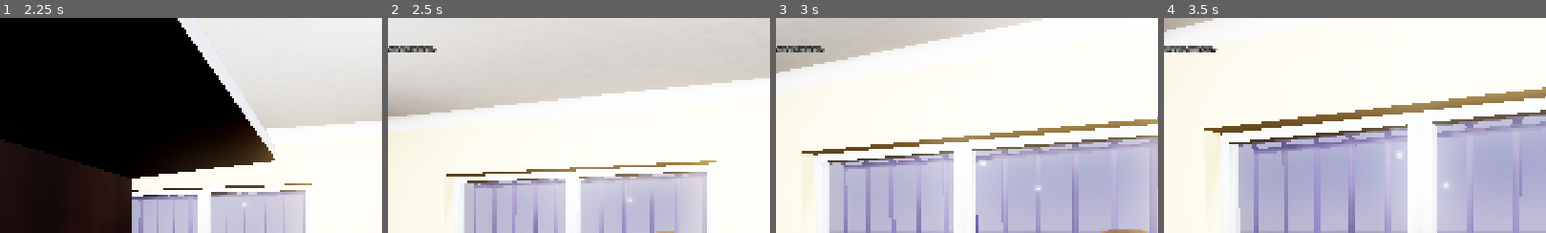
Above: before the commit, frames 1-4 (left to right).
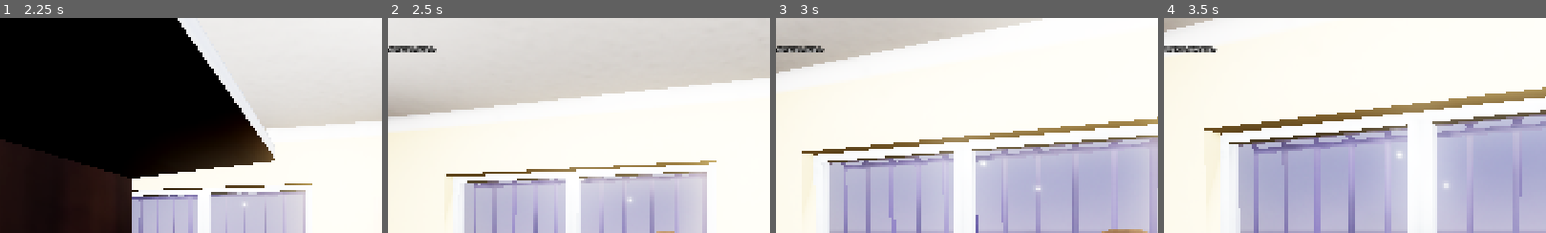
Above: after the commit, the same moments.

Repository: takanazwa5/ProjektMonopolowy
Game: Godot game, scene res://scenes/game/game.tscn
Two runs of this game, one before a commit and one after it. Both use one fixed random seed, a clock stepped at 60 frames per second and the inputs below.
Inputs (mouse positions are % of the whole screen's width and height, from its top left):
- Up to frame 1 (2.25 s): tap Enter at 0.5 s; move the mouse to (55, 50) at 0.52 s; hold Ctrl (crouch) 0.53-1.28 s; hold W (walk_forward) from 0.53 s (still down); click (55, 50) at 0.67 s; move the mouse to (45, 50) at 1.27 s; tap G (drop_item) at 1.35 s; move the mouse to (52, 48) at 2.02 s; hold E (interact) from 2.03 s (still down)
- Up to frame 2 (2.5 s): keep holding W (walk_forward); keep holding E (interact)
- Up to frame 3 (3 s): keep holding W (walk_forward); move the mouse to (49, 52) at 2.77 s; release E (interact) at 2.78 s; tap Ctrl (crouch) at 2.85 s; click (49, 52) at 2.92 s
- Up to frame 4 (3.5 s): keep holding W (walk_forward)
The pictures show only the part of the screen within x 14-64%, y 0-50%; the shares and areas given below are measured in that part.

Frame 1 is identical in both runs. In frame 2, 0.1% of the frame differs, in the area x 2-11%, y 12-16%; in frame 3, 0.1%; in frame 4, 0.1%.

Commit message:
Add Basia NPC and update Level node references
Introduced a new Basia NPC with navigation logic based on key input. Updated Level.gd to provide static references to counter and fridge nodes for use by NPCs. Modified Basia scene to use the new Basia script.

Diff:
--- a/features/level/level.gd
+++ b/features/level/level.gd
@@ -1,10 +1,11 @@
 class_name Level extends Node3D
 
 
-@onready var counter: Counter = %Counter
-@onready var fridge: Node3D = %Fridge
+static var counter: Counter
+static var fridge: Node3D
 
 
-func _init() -> void:
+func _ready() -> void:
 
-	GameManager.level = self
+	counter = %Counter
+	fridge = %Fridge
--- /dev/null
+++ b/features/npc/Basia/basia.gd
@@ -0,0 +1,12 @@
+class_name Basia extends NPC
+
+
+func _unhandled_input(_event: InputEvent) -> void:
+
+	if Input.is_key_pressed(KEY_KP_1):
+
+		_navigate_to_node(Level.fridge)
+
+	elif Input.is_key_pressed(KEY_KP_2):
+
+		_navigate_to_node(Level.counter)
--- a/features/npc/Basia/basia.tscn
+++ b/features/npc/Basia/basia.tscn
@@ -1,7 +1,7 @@
 [gd_scene load_steps=8 format=3 uid="uid://civlo6dh6d0kf"]
 
-[ext_resource type="Script" uid="uid://ck2xha2c0x33n" path="res://features/npc/npc.gd" id="1_0suly"]
 [ext_resource type="PackedScene" uid="uid://b6mt6074im8pm" path="res://features/npc/Basia/meshes/character_basia.glb" id="1_al82x"]
+[ext_resource type="Script" uid="uid://c5kk2k4hhiecr" path="res://features/npc/Basia/basia.gd" id="1_nb0pl"]
 [ext_resource type="AnimationLibrary" uid="uid://bdh170ip7kmc8" path="res://features/npc/shared/Rig.glb" id="2_0suly"]
 
 [sub_resource type="CapsuleShape3D" id="CapsuleShape3D_wmxm7"]
@@ -24,7 +24,7 @@
 collision_layer = 8
 axis_lock_angular_x = true
 axis_lock_angular_z = true
-script = ExtResource("1_0suly")
+script = ExtResource("1_nb0pl")
 
 [node name="character_basia" parent="." instance=ExtResource("1_al82x")]
 
Not shown, added: features/npc/Basia/basia.gd.uid
